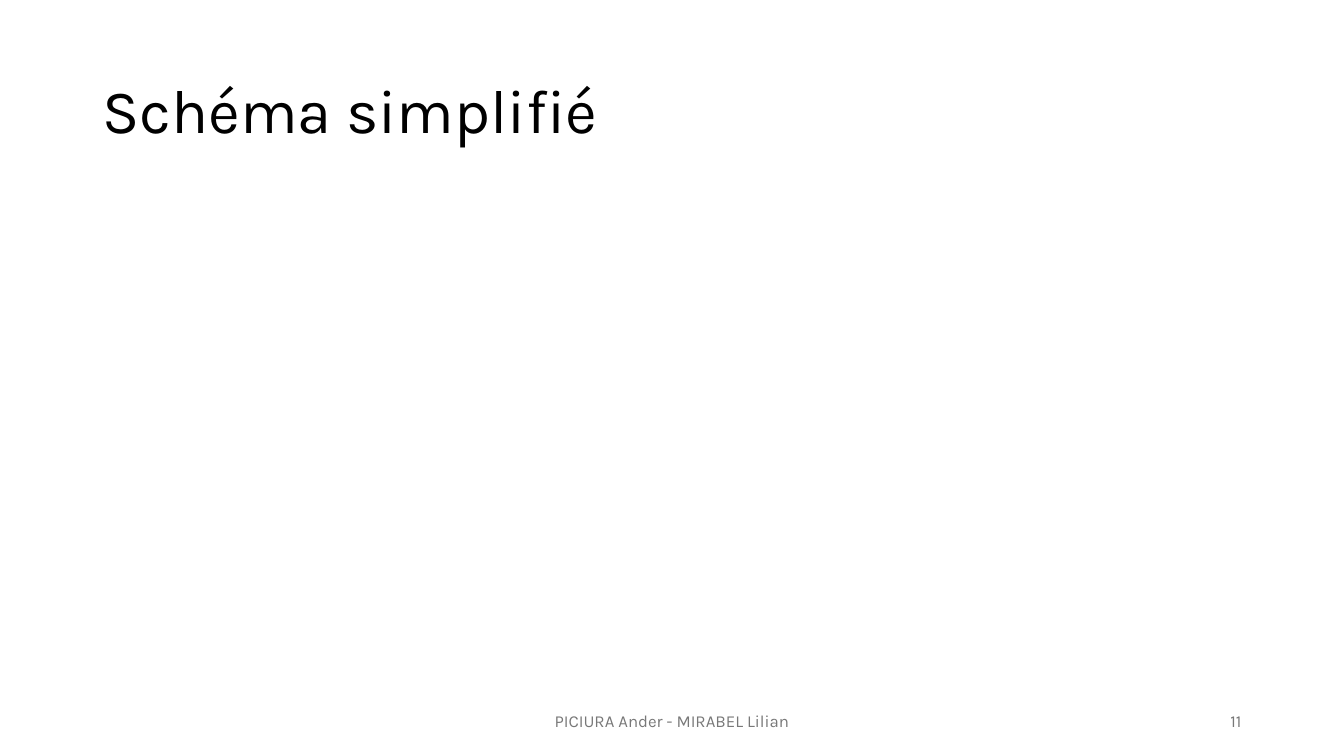
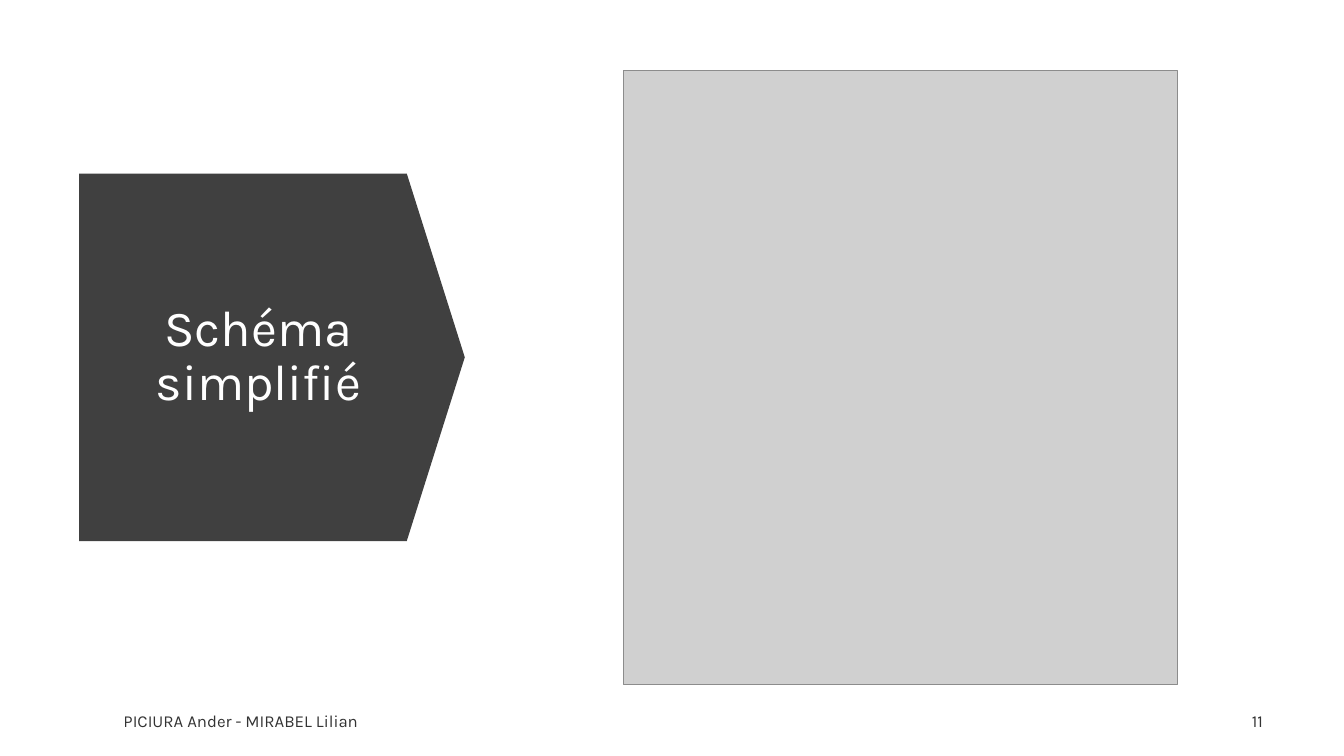
Before and after one commit to lilianmirabel/TPodoo, a slide deck: slide 11 of TP6_Exploitation_faille_0day_Lilian_Ander.pptx. Drawn at 1344x756 pixels with LibreOffice and Linux fonts; fonts in the diff are those of the drawing; grey boxes stand for pictures. Boxes give left, top, right and bottom in pixels: in the first picture for what was removed or moved away, otherwise in the second. Text is boxed around its words. In the diff, an @@ line names an element or a change of style, - is before the commit and + after.

Commit message:
tp6

```diff
--- a/TP6_Exploitation_faille_0day_Lilian_Ander.pptx
+++ b/TP6_Exploitation_faille_0day_Lilian_Ander.pptx
@@ picture added at bbox=[623, 71, 1178, 685] @@
@@ down arrow added at bbox=[80, 173, 466, 541], fill #404040 @@
@@ title "Schéma simplifié": place and size @@
-title "Schéma simplifié" at bbox=[102, 86, 597, 148]
+title "Schéma simplifié" at bbox=[156, 307, 361, 412]
@@ title "Schéma simplifié" at bbox=[156, 307, 361, 412]: size 44 to 36 pt, text colour #000000 to #FFFFFF; alignment left to centre @@
@@ text "PICIURA Ander - MIRABEL Lilian": place and size @@
-text "PICIURA Ander - MIRABEL Lilian" at bbox=[555, 715, 789, 727]
+text "PICIURA Ander - MIRABEL Lilian" at bbox=[123, 715, 358, 727]
@@ text "PICIURA Ander - MIRABEL Lilian" at bbox=[123, 715, 358, 727]: text colour #797979 to #000000 at 80% opacity; alignment centre to left; more space between paragraphs @@
@@ page number: place and size @@
-page number at bbox=[1230, 716, 1241, 727]
+page number at bbox=[1252, 716, 1263, 727]
@@ page number at bbox=[1252, 716, 1263, 727]: text colour #797979 to #000000 at 80% opacity; more space between paragraphs @@
```
